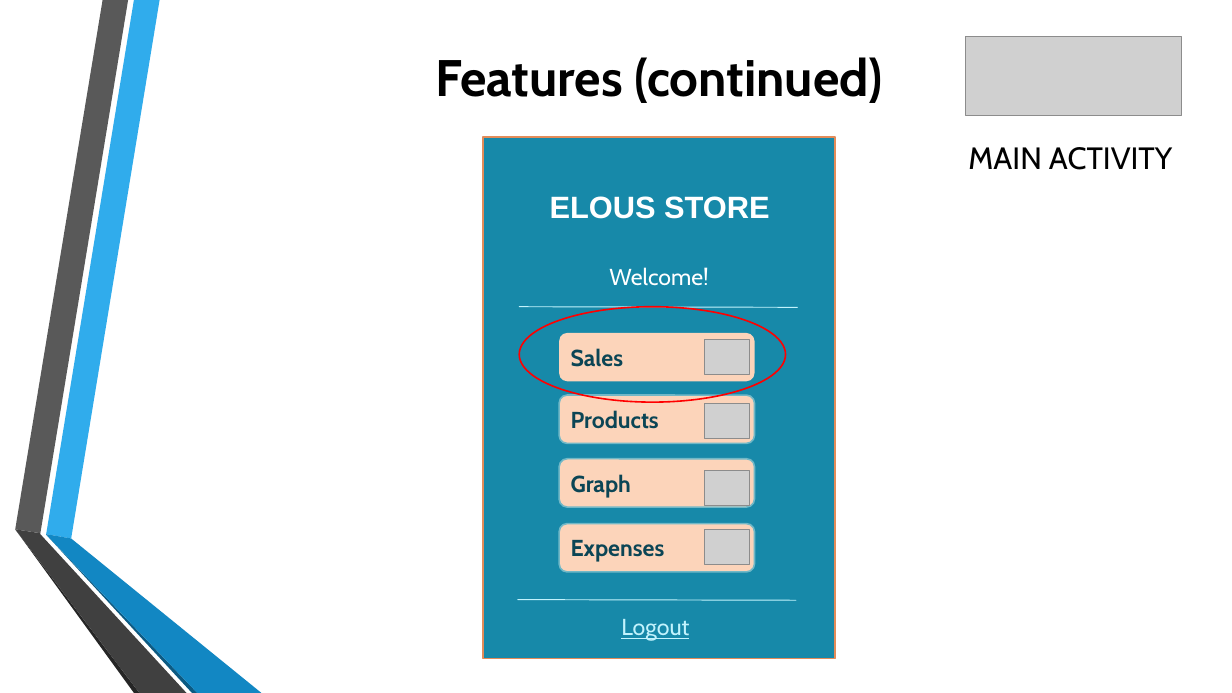
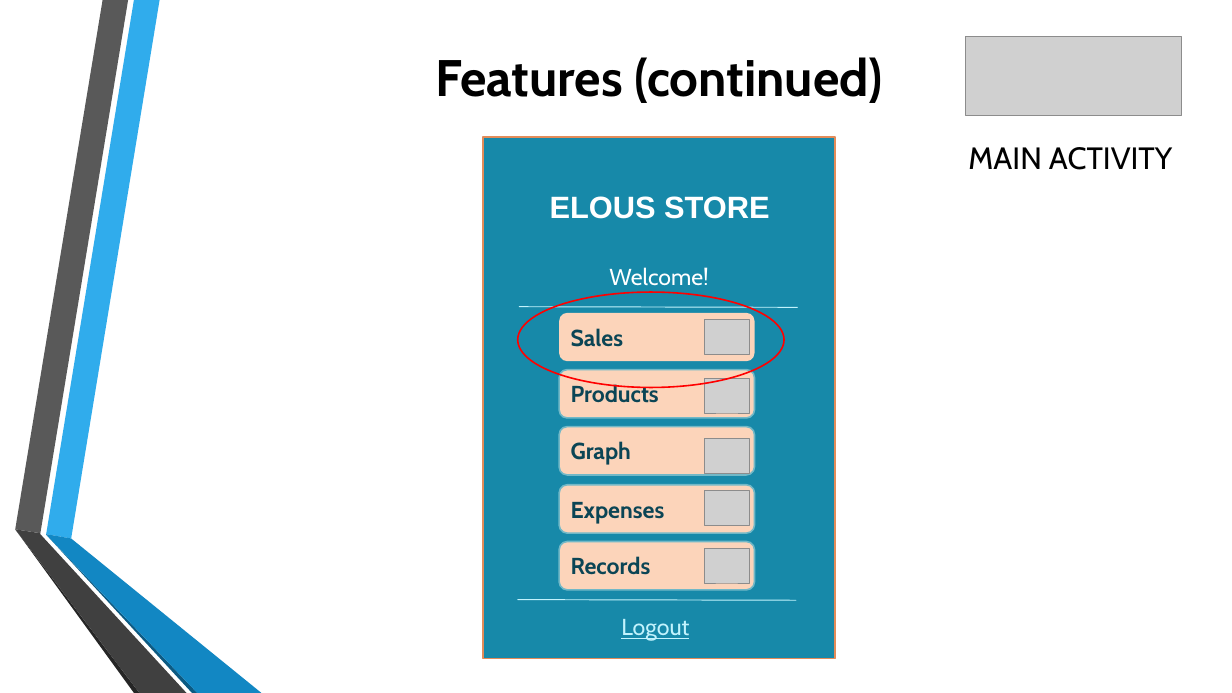
Before and after one commit to jgtadeo/Project--MOBAPPL, a slide deck: slide 8 of Mobile Application.pptx. Drawn at 1232x693 pixels with LibreOffice and Linux fonts; fonts in the diff are those of the drawing; grey boxes stand for pictures; background and template pictures are left out. Boxes give left, top, right and bottom in pixels: in the first picture for what was removed or moved away, otherwise in the second. Text is boxed around its words. In the diff, an @@ line names an element or a change of style, - is before the commit and + after.

```diff
--- a/Mobile Application.pptx
+++ b/Mobile Application.pptx
@@ ellipse: place and size @@
-ellipse at [519, 307, 786, 402]
+ellipse at [518, 292, 784, 387]
@@ rounded rectangle "Sales": place and size @@
-rounded rectangle "Sales" at [559, 333, 754, 381]
+rounded rectangle "Sales" at [559, 313, 754, 361]
@@ picture: place and size @@
-picture at [704, 340, 749, 374]
+picture at [704, 320, 749, 354]
@@ rounded rectangle "Products": place and size @@
-rounded rectangle "Products" at [559, 396, 754, 444]
+rounded rectangle "Products" at [559, 370, 754, 418]
@@ picture: place and size @@
-picture at [704, 404, 749, 439]
+picture at [704, 378, 749, 413]
@@ rounded rectangle "Graph": place and size @@
-rounded rectangle "Graph" at [559, 458, 754, 506]
+rounded rectangle "Graph" at [559, 427, 754, 475]
@@ picture: place and size @@
-picture at [704, 470, 749, 506]
+picture at [704, 439, 749, 474]
@@ rounded rectangle "Expenses": place and size @@
-rounded rectangle "Expenses" at [559, 524, 754, 572]
+rounded rectangle "Expenses" at [559, 485, 754, 533]
@@ picture: place and size @@
-picture at [704, 530, 749, 565]
+picture at [704, 491, 749, 526]
@@ rounded rectangle added at [559, 542, 754, 590], fill #FCD4BA, outline #71B8C7 1.25 pt, 18 pt, text #0B4555, bold @@
+Records
@@ picture added at [704, 548, 749, 583] @@
```
Also in this commit, not shown: 8 other slides changed, 2 slides added.
